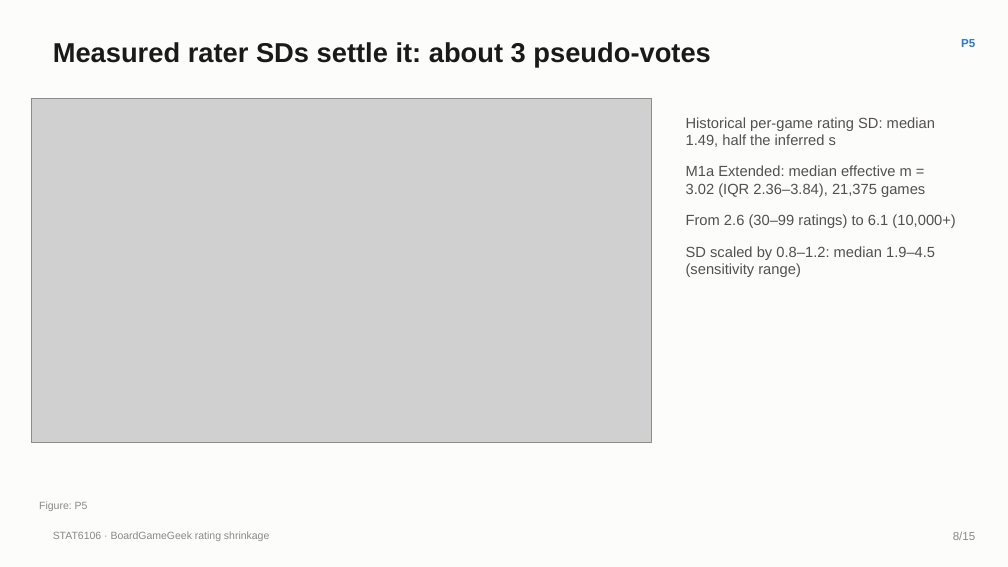
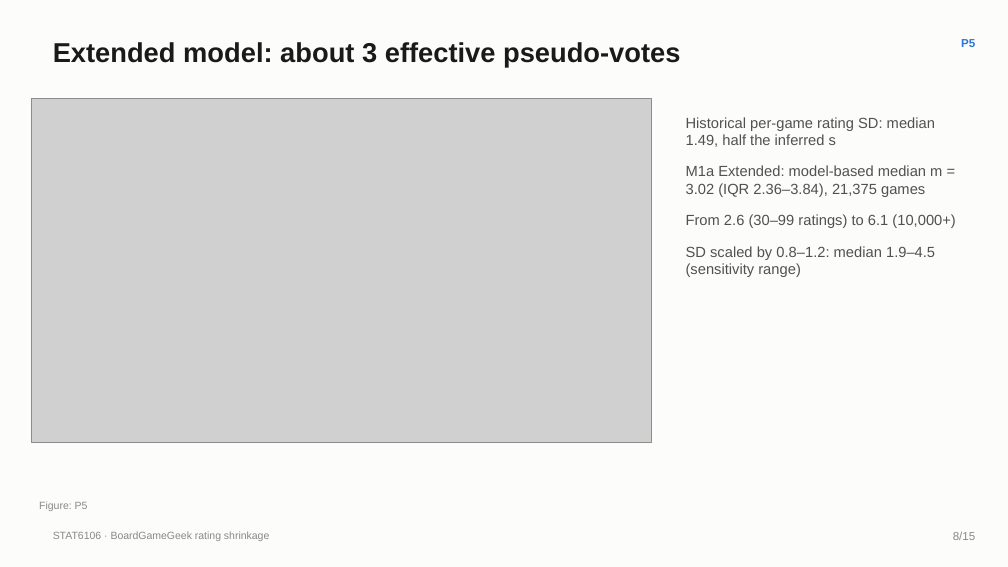
Before and after one commit to iwanttosleeeep/bayesian-boardgame-ratings, a slide deck: slide 8 of slides/Group_deck_draft.pptx. Drawn at 1008x567 pixels with LibreOffice and Linux fonts; fonts in the diff are those of the drawing; grey boxes stand for pictures. Boxes give left, top, right and bottom in pixels: in the first picture for what was removed or moved away, otherwise in the second. Text is boxed around its words. In the diff, an @@ line names an element or a change of style, - is before the commit and + after.

Commit message:
docs: align group deck wording and record reproduction validation

```diff
--- a/slides/Group_deck_draft.pptx
+++ b/slides/Group_deck_draft.pptx
@@ text at [53, 42, 680, 67]: text changed @@
-Measured rater SDs settle it: about 3 pseudo-votes
+Extended model: about 3 effective pseudo-votes
@@ text at [686, 165, 942, 197]: text changed @@
-M1a Extended: median effective m = 3.02 (IQR 2.36–3.84), 21,375 games
+M1a Extended: model-based median m = 3.02 (IQR 2.36–3.84), 21,375 games
```
Also in this commit, not shown: 5 other slides changed, 6 other files.
